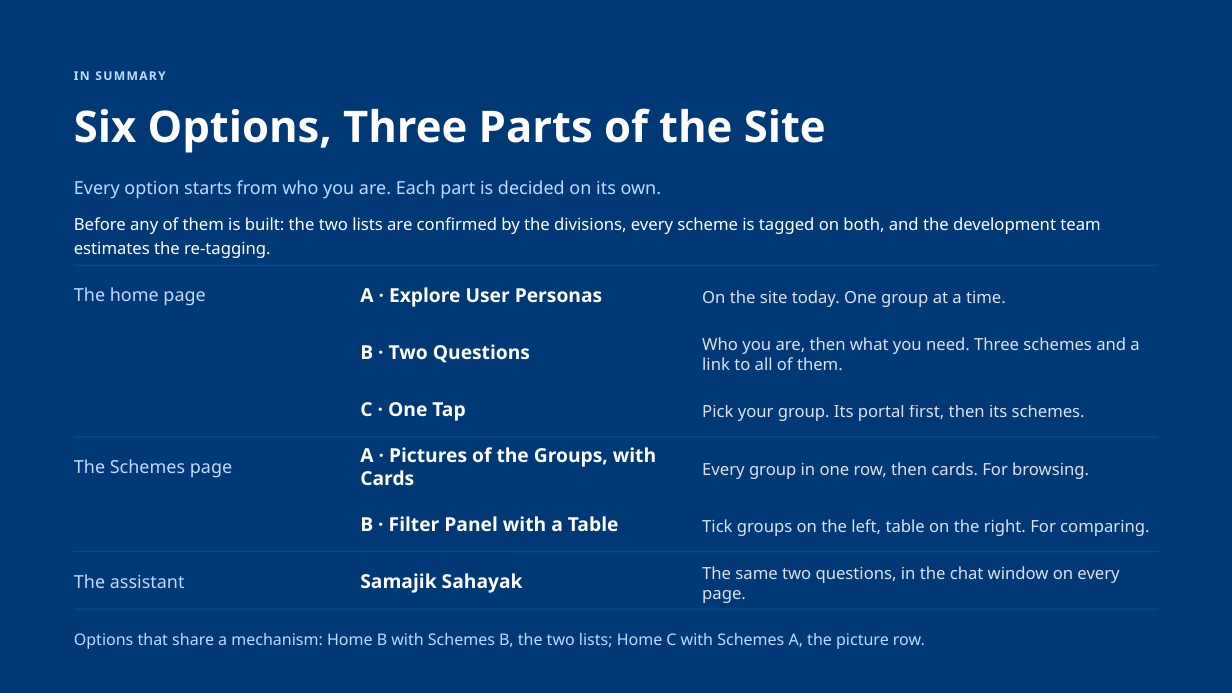
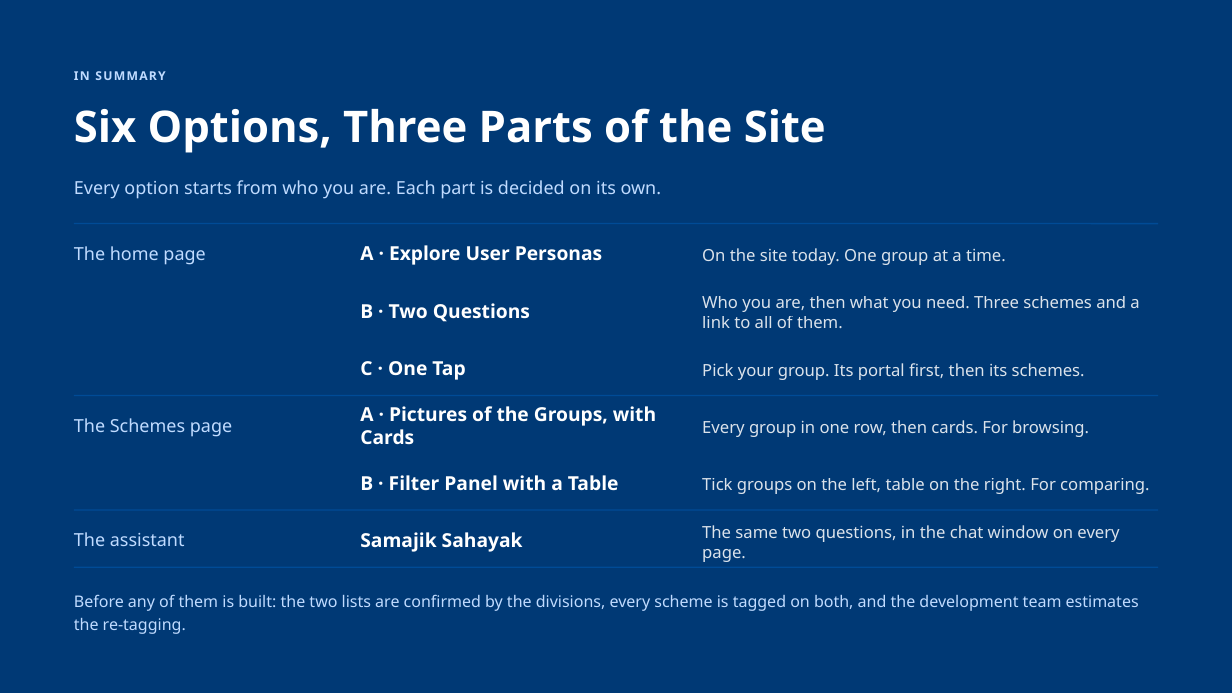
Before and after one commit to AkashShivanand/mosje, a slide deck: slide 11 of docs/plans/MoSJE-Service-Discovery-Options.pptx. Drawn at 1232x693 pixels with LibreOffice and Linux fonts; fonts in the diff are those of the drawing. Boxes give left, top, right and bottom in pixels: in the first picture for what was removed or moved away, otherwise in the second. Text is boxed around its words. In the diff, an @@ line names an element or a change of style, - is before the commit and + after.

```diff
--- a/docs/plans/MoSJE-Service-Discovery-Options.pptx
+++ b/docs/plans/MoSJE-Service-Discovery-Options.pptx
@@ 15 texts, 4 lines: place and size @@
-15 texts, 4 lines at [74, 265, 1158, 609]
+15 texts, 4 lines at [74, 224, 1158, 567]
@@ text "Before any of them is ...": place and size @@
-text "Before any of them is ..." at [74, 217, 1100, 258]
+text "Before any of them is ..." at [74, 594, 1139, 634]
@@ text "Before any of them is ..." at [74, 594, 1139, 634]: size 13 to 12.5 pt, text colour #FFFFFF to #C0DBFF @@
@@ text removed at [74, 633, 925, 649] @@
-Options that share a mechanism: Home B with Schemes B, the two lists; Home C with Schemes A, the picture row.
```
Also in this commit, not shown: 3 other files.
